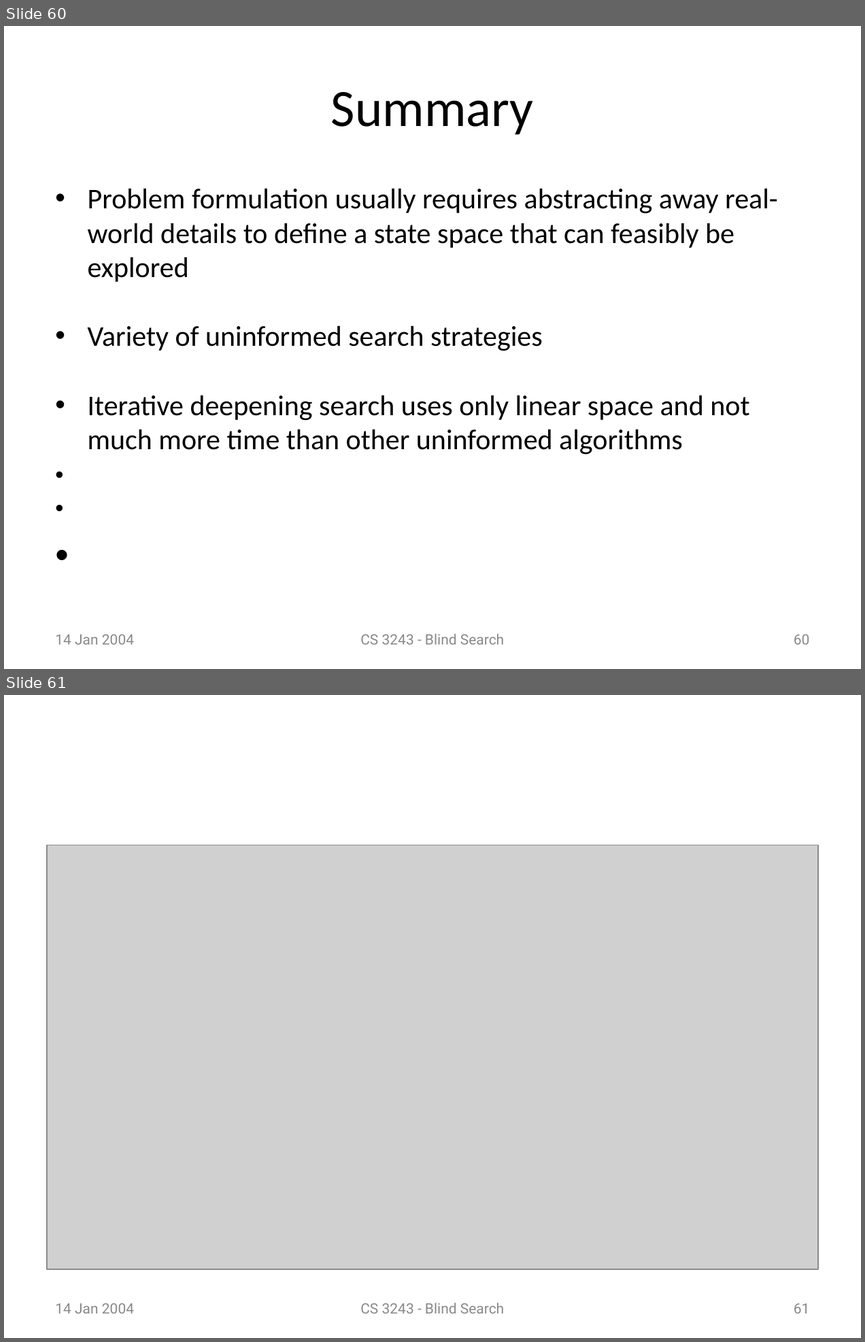
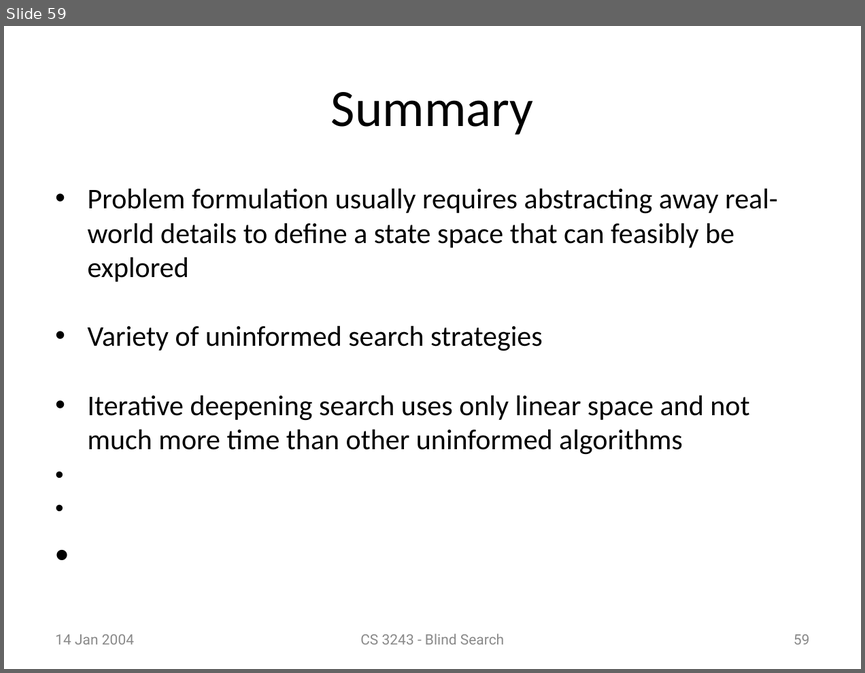
Before and after one commit to Rafi-afridi/Artificial_intelligence, a slide deck: Book slides/m3-search.ppt. Shown one above the other, each under a label of ours: slides 60 and 61 before the commit, slide 59 after it. The pictures are 865x1342 and 865x673 pixels, drawn with LibreOffice and Linux fonts; fonts in the diff are those of the drawing; grey boxes stand for pictures. Boxes give left, top, right and bottom in pixels: in the first picture for what was removed or moved away, otherwise in the second. Text is boxed around its words. In the diff, an @@ line names an element or a change of style, - is before the commit and + after.

Commit message:
changes in slides

```diff
--- a/Book slides/m3-search.ppt
+++ b/Book slides/m3-search.ppt
@@ slide 61 removed at [4,695,861,1338], background #FFFFFF @@
@@ picture removed at [47,845,818,1269] @@
@@ text removed at [55,1303,134,1313] @@
-14 Jan 2004
@@ text removed at [360,1302,504,1313] @@
-CS 3243 - Blind Search
@@ page number removed at [793,1303,810,1313] @@
-61
@@ what was slide 60 is now slide 59 @@
@@ page number at [793,634,810,644]: text changed @@
-60
+59
```
Also in this commit, not shown: 1 other slide removed.
